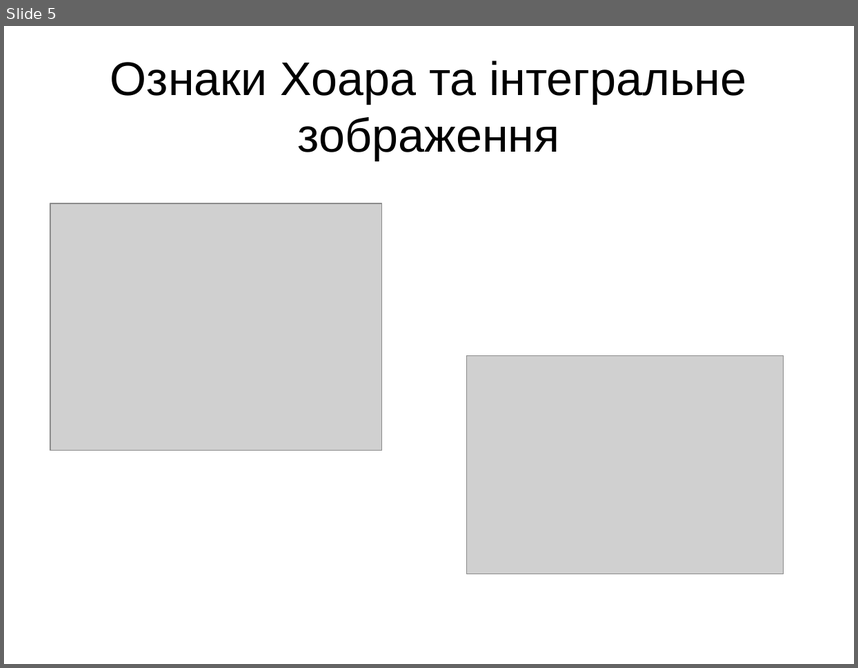
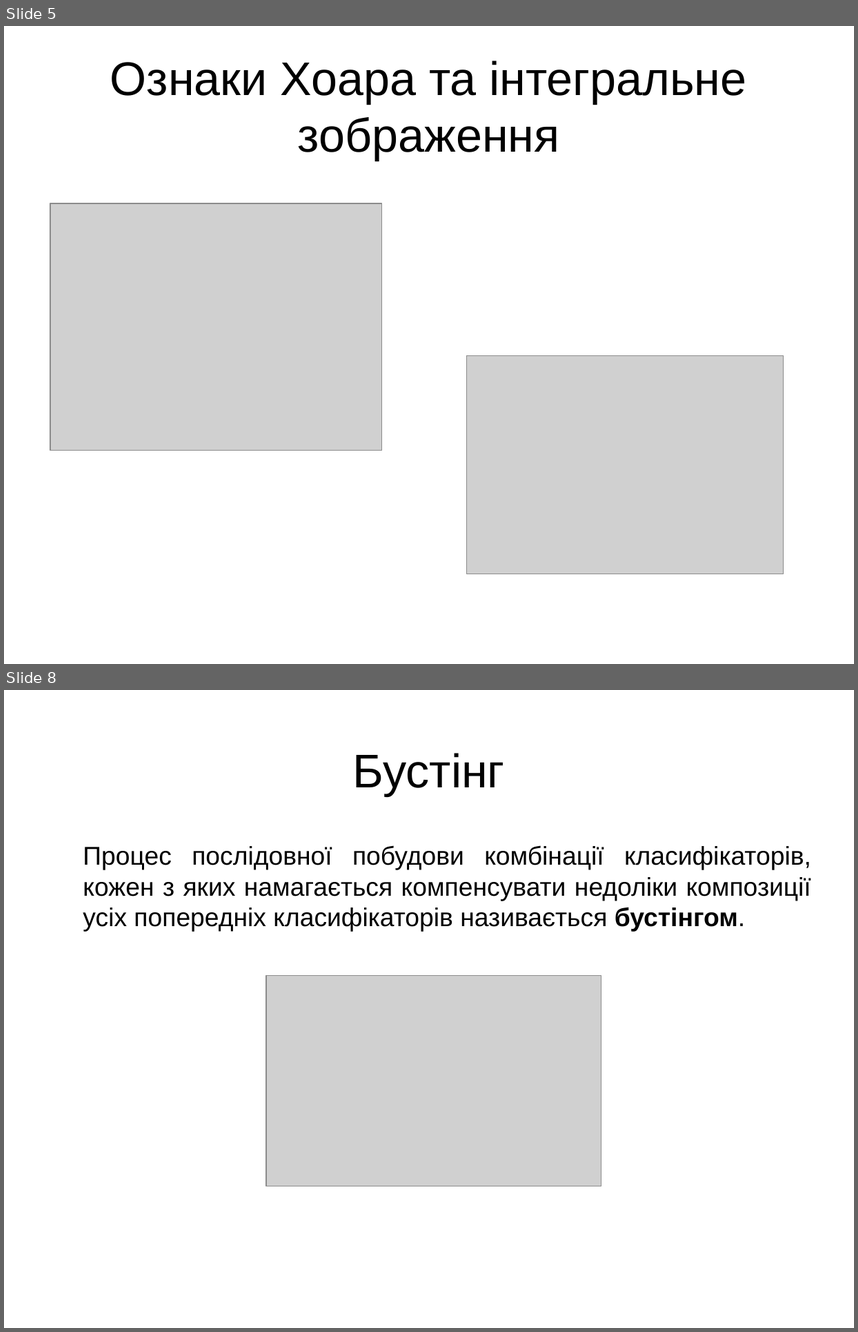
Before and after one commit to FaceDetect/gpu-face-detection, a slide deck: doc/presentation.odp. Shown one above the other, each under a label of ours: slide 5 before the commit, slides 5 and 8 after it; the slides between them are not shown. The pictures are 858x668 and 858x1332 pixels, drawn with LibreOffice and Linux fonts; fonts in the diff are those of the drawing; grey boxes stand for pictures. Boxes give left, top, right and bottom in pixels: in the first picture for what was removed or moved away, otherwise in the second. Text is boxed around its words. In the diff, an @@ line names an element or a change of style, - is before the commit and + after.

```diff
--- a/doc/presentation.odp
+++ b/doc/presentation.odp
@@ slide 8 added at [4,690,854,1328], background #FFFFFF @@
@@ title added at [353,753,505,796], 44 pt, text #000000 @@
+Бустінг
@@ text added at [83,845,811,931], 24 pt, text #000000 @@
+Процес послідовної побудови комбінації класифікаторів, кожен з яких намагається компенсувати недоліки композиції усіх попередніх класифікаторів називається бустінгом.
@@ picture added at [266,976,601,1186] @@
```
Also in this commit, not shown: 4 slides changed, 27 other slides added, 1 slide removed.
